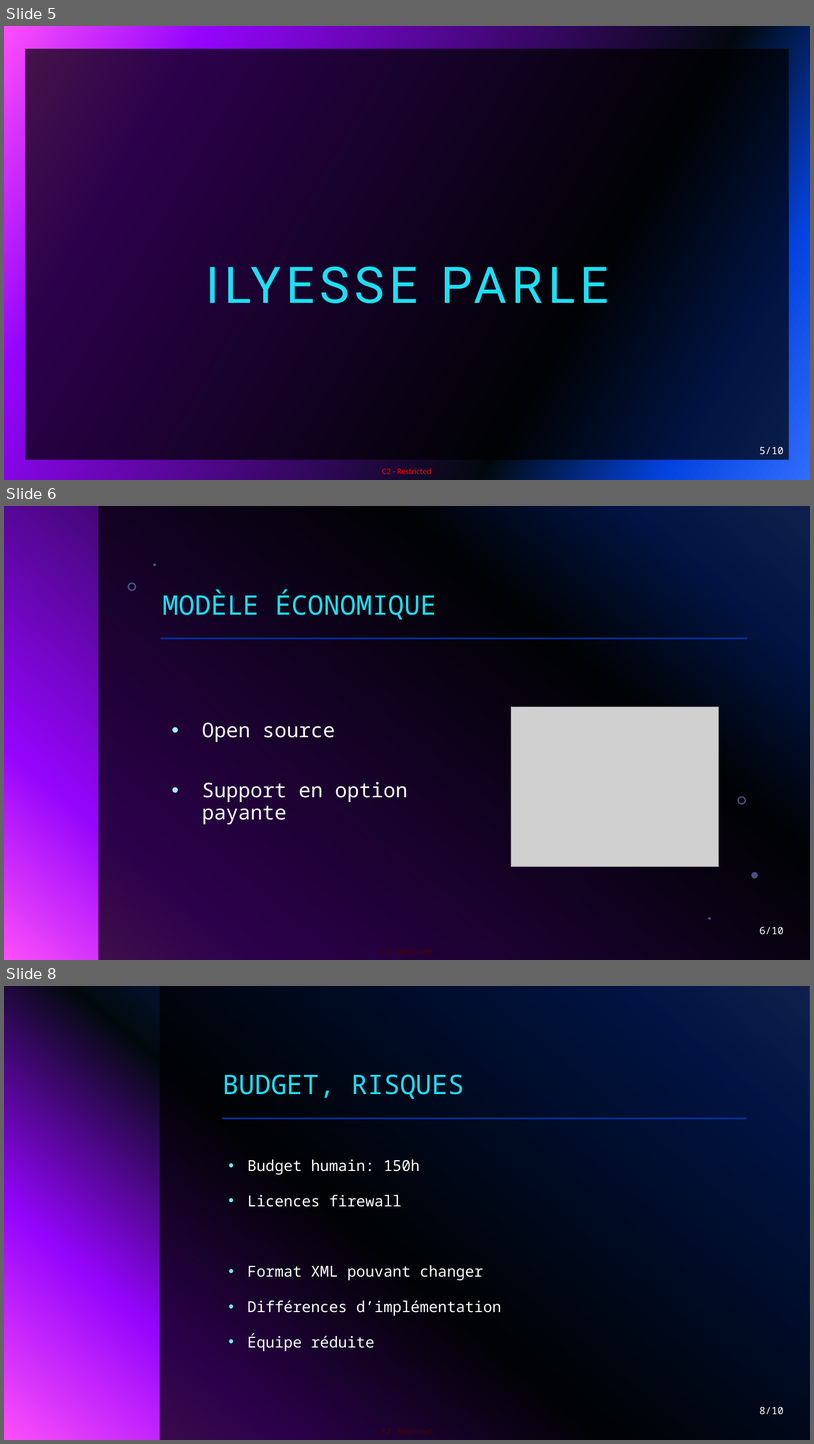
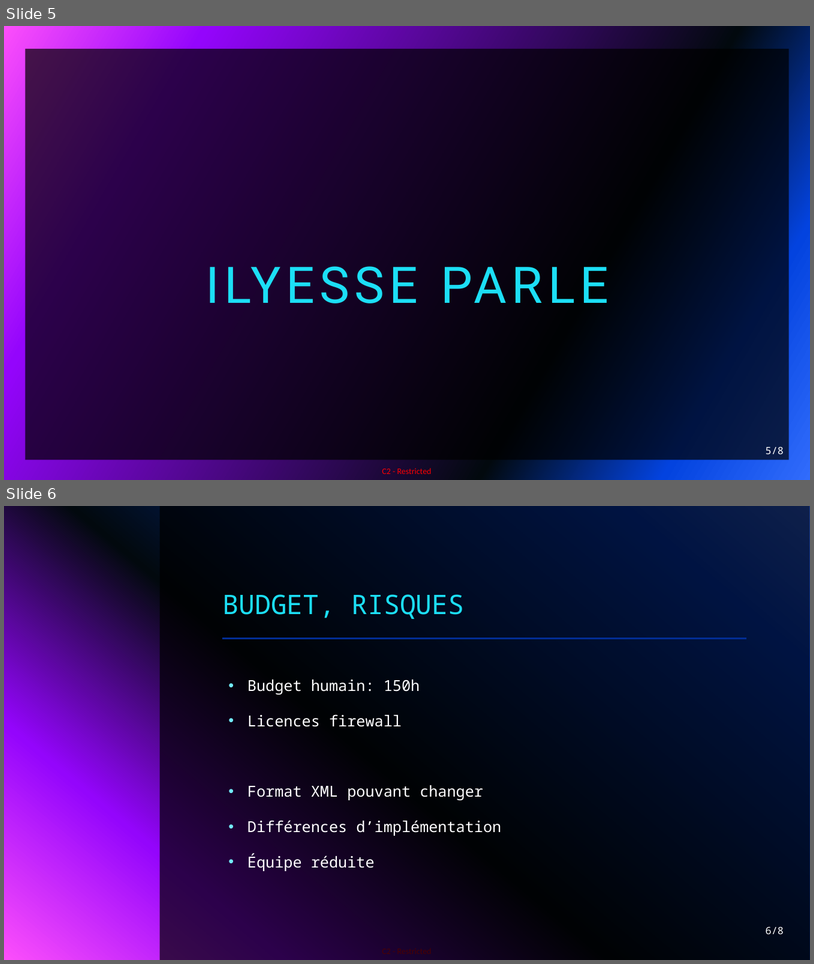
Before and after one commit to TanguyPetiaud/PTUT, a slide deck: Présentations/PRÉSENTATION.pptx. Shown one above the other, each under a label of ours: slides 5, 6 and 8 before the commit, slides 5 and 6 after it; the slides between them are not shown. The pictures are 814x1444 and 814x964 pixels, drawn with LibreOffice and Linux fonts; fonts in the diff are those of the drawing; grey boxes stand for pictures; background and template pictures are left out. Boxes give left, top, right and bottom in pixels: in the first picture for what was removed or moved away, otherwise in the second. Text is boxed around its words. In the diff, an @@ line names an element or a change of style, - is before the commit and + after.

```diff
--- a/Présentations/PRÉSENTATION.pptx
+++ b/Présentations/PRÉSENTATION.pptx
@@ slide 6 removed at (x1=4, y1=506, x2=810, y2=960), background gradient #316CFC to #0343DF to #02090E to #9405FC to #FC4EFB; not listed: 1 template element that a slide beside it also shows @@
@@ group removed at (x1=98, y1=506, x2=810, y2=960): 5 freeform shapes, 1 rectangle @@
@@ title removed at (x1=163, y1=590, x2=437, y2=619) @@
-MODÈLE ÉCONOMIQUE
@@ line removed from (161, 639) to (748, 639) @@
@@ picture removed at (x1=512, y1=707, x2=720, y2=867) @@
@@ text removed at (x1=202, y1=722, x2=408, y2=825) @@
-• Open source
-• Support en option payante
@@ page number removed at (x1=760, y1=927, x2=784, y2=934) @@
-6/10
@@ page number at (x1=766, y1=447, x2=784, y2=454): text changed @@
-5/10
+5/8
@@ what was slide 8 is now slide 6 @@
@@ page number at (x1=766, y1=927, x2=784, y2=934): text changed @@
-8/10
+6/8
```
Also in this commit, not shown: 3 slides changed, 1 slide added, 2 other slides removed.
